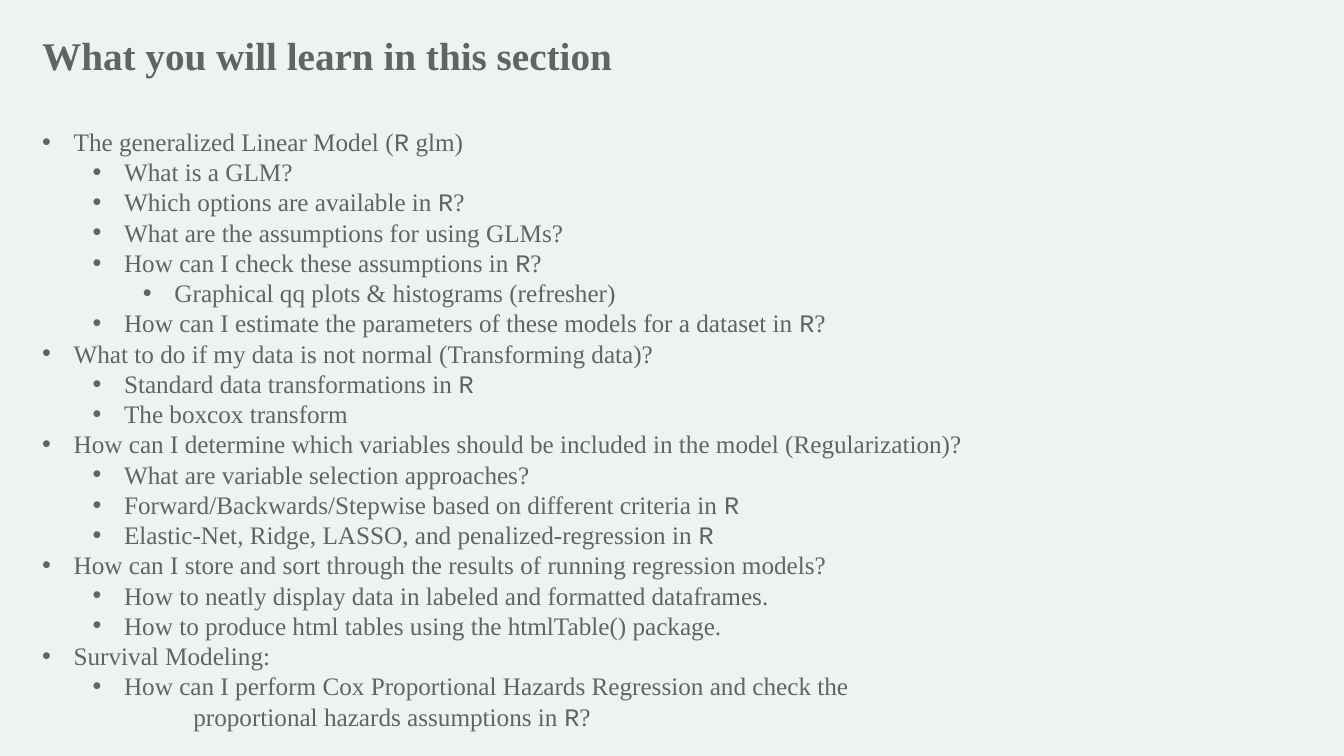
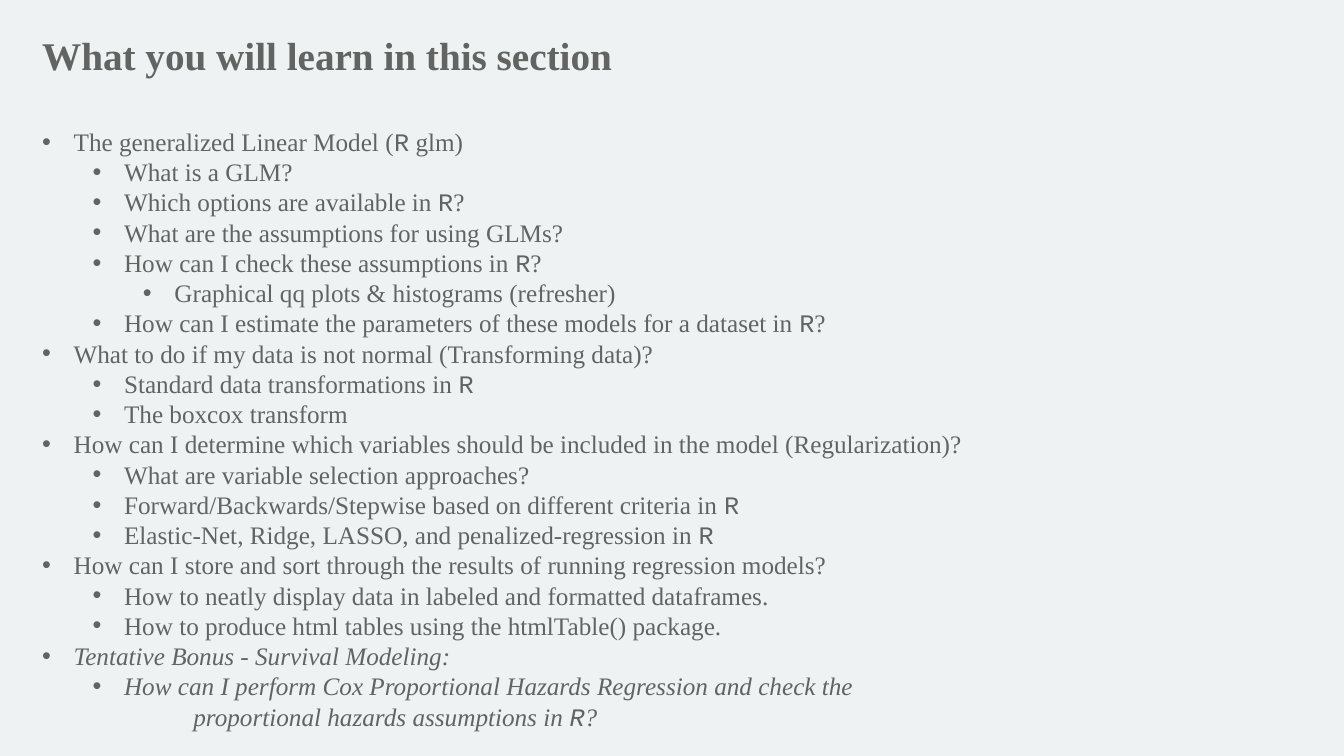
Before and after one commit to mathornton01/2022_UTSW_Lyda_Hill_Department_Beginning_R_Nanocourse, a slide deck: slide 3 of Slides/IntroductionToRForBeginners_DayII_MT.pptx. Drawn at 1344x756 pixels with LibreOffice and Linux fonts; fonts in the diff are those of the drawing; background and template pictures are left out. Boxes give left, top, right and bottom in pixels: in the first picture for what was removed or moved away, otherwise in the second. Text is boxed around its words. In the diff, an @@ line names an element or a change of style, - is before the commit and + after.

```diff
--- a/Slides/IntroductionToRForBeginners_DayII_MT.pptx
+++ b/Slides/IntroductionToRForBeginners_DayII_MT.pptx
@@ text at (74, 647, 450, 671): text changed; italic on @@
-• Survival Modeling:
+• Tentative Bonus - Survival Modeling:
@@ text at (124, 677, 853, 732): italic on in "How can I perform Cox Proportional Hazards ...", "proportional hazards assumptions in R?" @@
```
Also in this commit, not shown: 2 other slides changed, 7 slides added, 1 other file.
